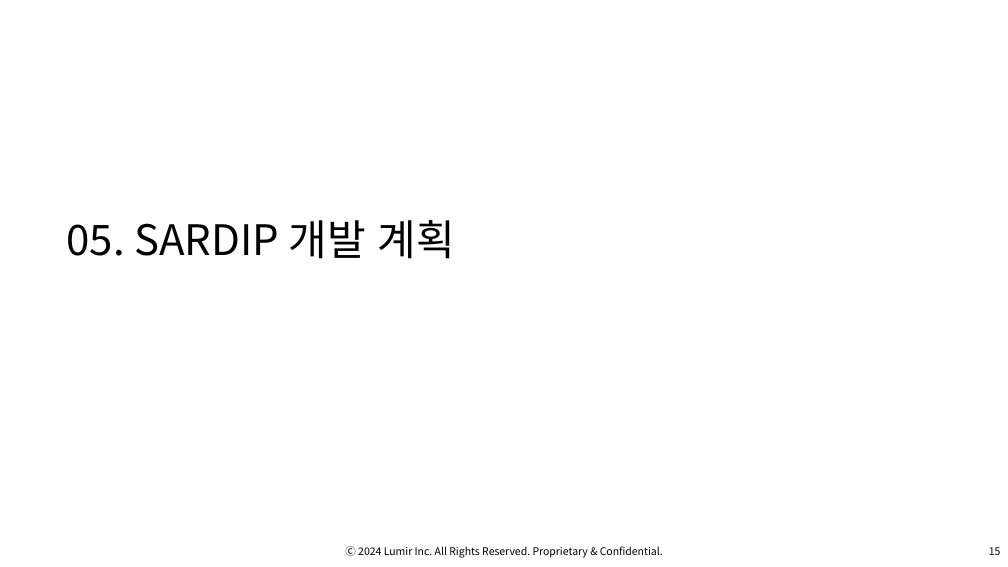
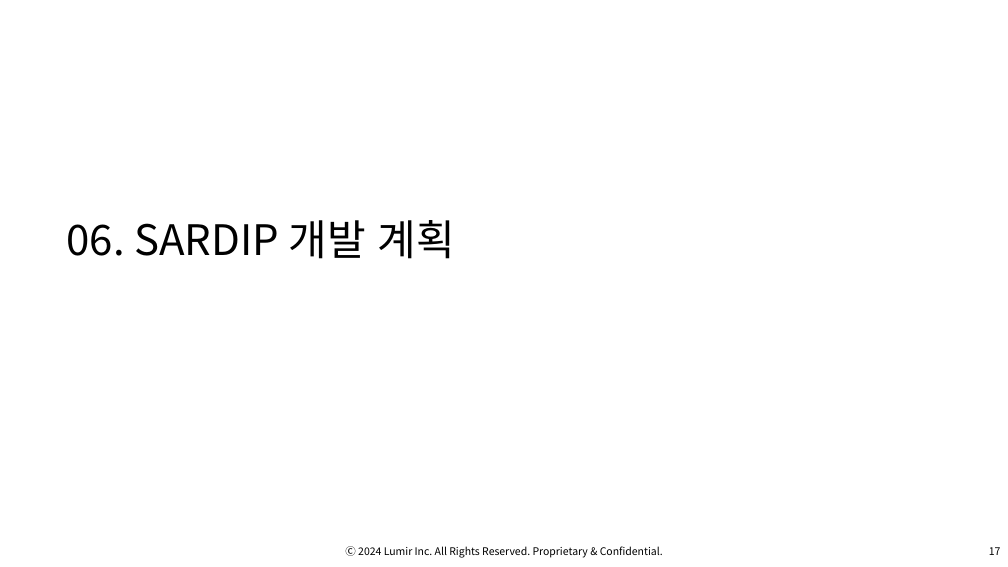
Before and after one commit to OsterRepository/OsterRepository, a slide deck: slide 18 of 기술 7부 김민수 성과 발표.pptx (slide 16 before the commit). Drawn at 1008x567 pixels with LibreOffice and Linux fonts; fonts in the diff are those of the drawing; background and template pictures are left out. Boxes give left, top, right and bottom in pixels: in the first picture for what was removed or moved away, otherwise in the second. Text is boxed around its words. In the diff, an @@ line names an element or a change of style, - is before the commit and + after.

```diff
--- a/기술 7부 김민수 성과 발표.pptx
+++ b/기술 7부 김민수 성과 발표.pptx
@@ title at box(67, 220, 454, 259): text changed @@
-05. SARDIP 개발 계획
+06. SARDIP 개발 계획
@@ page number at box(989, 547, 1001, 555): text changed @@
-15
+17
```
Also in this commit, not shown: 11 other slides changed, 2 slides added.
